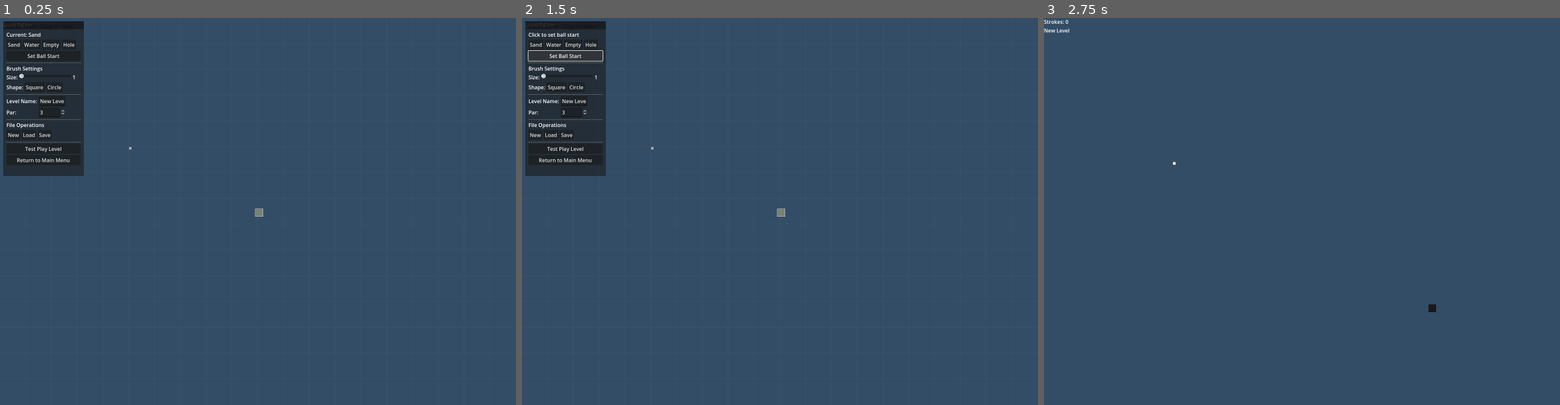
Above: before the commit, frames 1-3 (left to right).
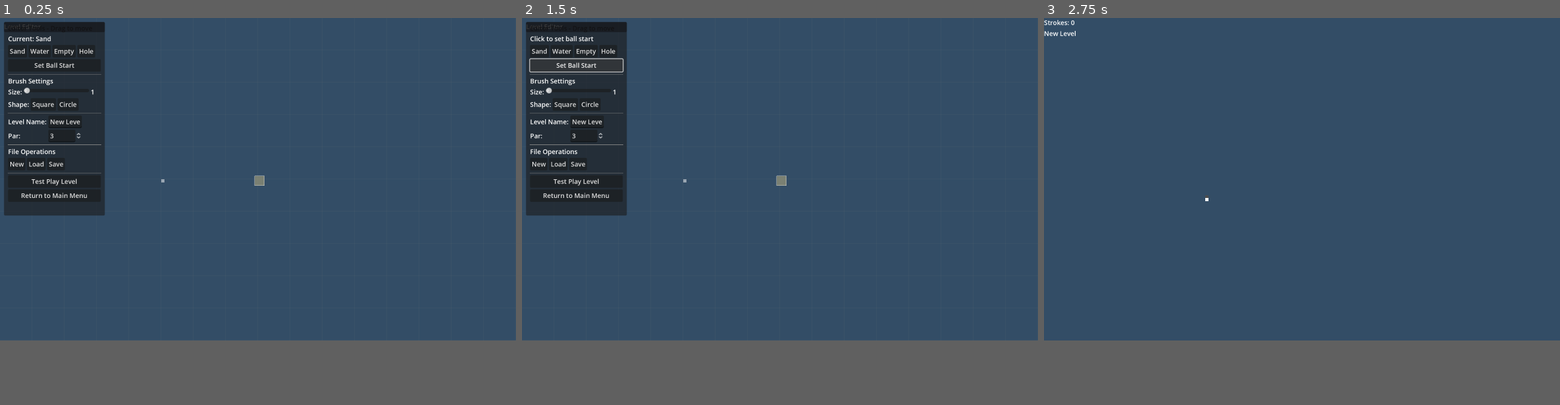
Above: after the commit, the same moments.

Repository: josefzachar/golf-game
Game: Godot game, scene res://assets/scenes/LevelEditor.tscn
Two runs of this game, one before a commit and one after it. Both use one fixed random seed, a clock stepped at 60 frames per second and the inputs below. This scene is started directly instead of the project's main scene.
Inputs:
- Up to frame 1 (0.25 s): no input
- Up to frame 2 (1.5 s): click "Set Ball Start" at 0.5 s; click "Set Ball Start" at 1.25 s
- Up to frame 3 (2.75 s): click "Test Play Level" at 2 s
The window is 800x600 before the commit and 800x500 after it. Grey fills any space a smaller window leaves; there, only what the larger window draws over its background counts as a difference.

The runs differ from the first frame. In frame 1, 5.2% of the frame differs, in the area x 0-52%, y 0-52%; in frame 2, 5.4%; in frame 3, 0.2%.

Commit message:
Level editor

Diff:
--- a/assets/scenes/MainMenu.tscn
+++ b/assets/scenes/MainMenu.tscn
@@ -11,12 +11,12 @@
 color = Color(0.2, 0.3, 0.4, 1)
 
 [node name="TitleLabel" type="Label" parent="."]
-offset_left = 400.0
-offset_top = 100.0
-offset_right = 1200.0
-offset_bottom = 200.0
+offset_left = 398.0
+offset_top = 128.0
+offset_right = 1198.0
+offset_bottom = 228.0
 theme_override_font_sizes/font_size = 64
-text = "Sandy Golf"
+text = "Noita Golf"
 horizontal_alignment = 1
 
 [node name="VBoxContainer" type="VBoxContainer" parent="."]
@@ -30,7 +30,7 @@
 [node name="PlayButton" type="Button" parent="VBoxContainer"]
 layout_mode = 2
 theme_override_font_sizes/font_size = 32
-text = "Play Game"
+text = "Play"
 
 [node name="EditorButton" type="Button" parent="VBoxContainer"]
 layout_mode = 2
@@ -40,6 +40,7 @@
 [node name="OptionsButton" type="Button" parent="VBoxContainer"]
 layout_mode = 2
 theme_override_font_sizes/font_size = 32
+disabled = true
 text = "Options"
 
 [node name="QuitButton" type="Button" parent="VBoxContainer"]
--- a/assets/scripts/Ball.gd
+++ b/assets/scripts/Ball.gd
@@ -2,8 +2,8 @@
 
 # Variables
 var grid = []  # Reference to the grid from SandSimulation
-var ball_position = Vector2(50, 110)  # Default ball starting position in grid coordinates
-var default_position = Vector2(50, 110)  # Store the default starting position
+var ball_position = Vector2(50, 80)  # Default ball starting position in grid coordinates
+var default_position = Vector2(50, 80)  # Store the default starting position
 var ball_velocity = Vector2.ZERO
 var is_shooting = false
 var shot_start = Vector2.ZERO
--- a/assets/scripts/Constants.gd
+++ b/assets/scripts/Constants.gd
@@ -3,7 +3,7 @@
 # Scene
 const GRID_SIZE = 8  # Size of each pixel cell
 const GRID_WIDTH = 200  # Width of the grid in cells
-const GRID_HEIGHT = 150  # Height of the grid in cells
+const GRID_HEIGHT = 120  # Height of the grid in cells
 const SAND_COLOR = Color(0.76, 0.70, 0.50)  # Sandy color
 const HOLE_COLOR = Color(0.1, 0.1, 0.1, 1.0)  # Dark hole with full opacity
 const WATER_COLOR = Color(0.2, 0.4, 0.8, 0.7)  # Blue-ish transparent water
--- a/assets/scripts/LevelInit.gd
+++ b/assets/scripts/LevelInit.gd
@@ -81,9 +81,11 @@
 	# Load and parse JSON file
 	var file = FileAccess.open(file_path, FileAccess.READ)
 
+	var default = {"grid": create_grid(Vector2(0, 10)), "hole_position": Vector2(0, 10)}
+
 	if not file:
 		print("Error: Could not open file ", file_path)
-		return {"grid": create_grid(Vector2(150, 112)), "hole_position": Vector2(150, 112)}
+		return default
 
 	var json_text = file.get_as_text()
 	file.close()
@@ -92,14 +94,14 @@
 	var error = json.parse(json_text)
 	if error != OK:
 		print("JSON Parse Error: ", json.get_error_message(), " at line ", json.get_error_line())
-		return {"grid": create_grid(Vector2(150, 112)), "hole_position": Vector2(150, 112)}
+		return default
 
 	var map_data = json.get_data()
 
 	# Check if the expected data exists
 	if not map_data.has("terrain") or not map_data.has("hole_position"):
 		print("Error: JSON file missing required fields (terrain and/or hole_position)")
-		return {"grid": create_grid(Vector2(150, 112)), "hole_position": Vector2(150, 112)}
+		return default
 
 	# Set hole position
 	hole_position = Vector2(map_data.hole_position.x, map_data.hole_position.y)
--- a/assets/scripts/SandSimulation.gd
+++ b/assets/scripts/SandSimulation.gd
@@ -2,7 +2,7 @@
 
 # Variables
 var grid = []  # 2D grid to store cell types
-var hole_position = Vector2(150, 112)  # Default hole position in grid coordinates
+var hole_position = Vector2(150, 82)  # Default hole position in grid coordinates
 var current_level_path = ""  # Path to the current level
 
 # Signal to notify the ball of the current grid state
--- a/project.godot
+++ b/project.godot
@@ -26,8 +26,9 @@
 
 [display]
 
-window/size/viewport_width=1600
-window/size/viewport_height=1200
+window/size/viewport_width=3200
+window/size/viewport_height=1920
+window/stretch/scale=2.0
 
 [general]
 
